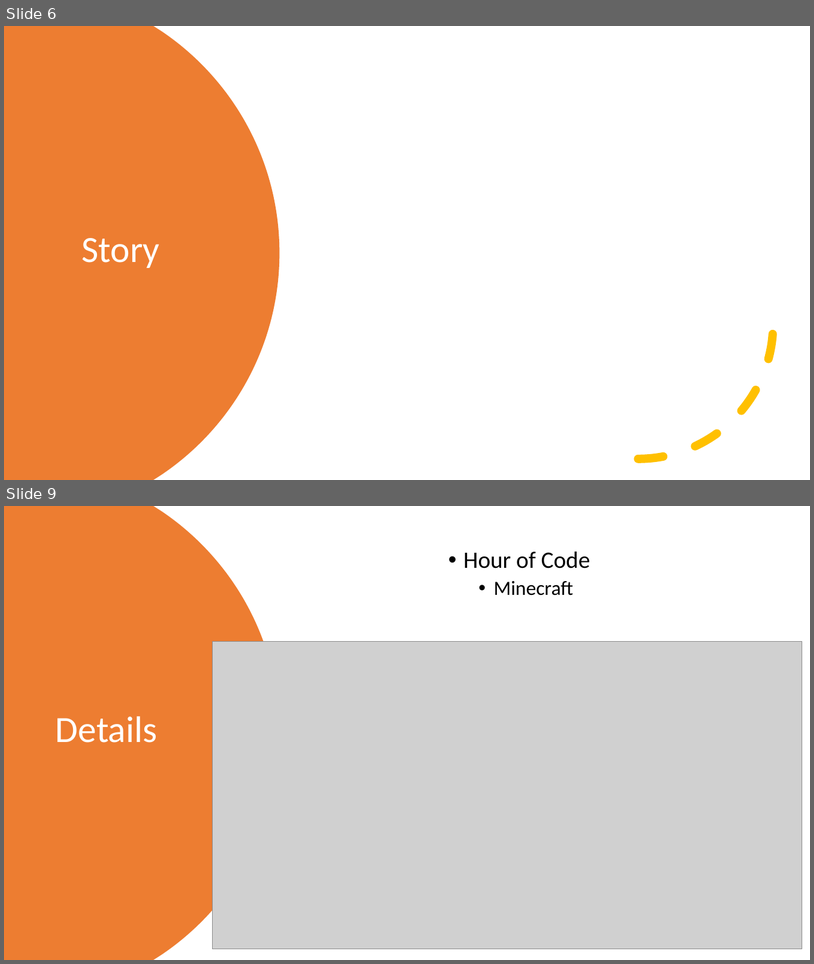
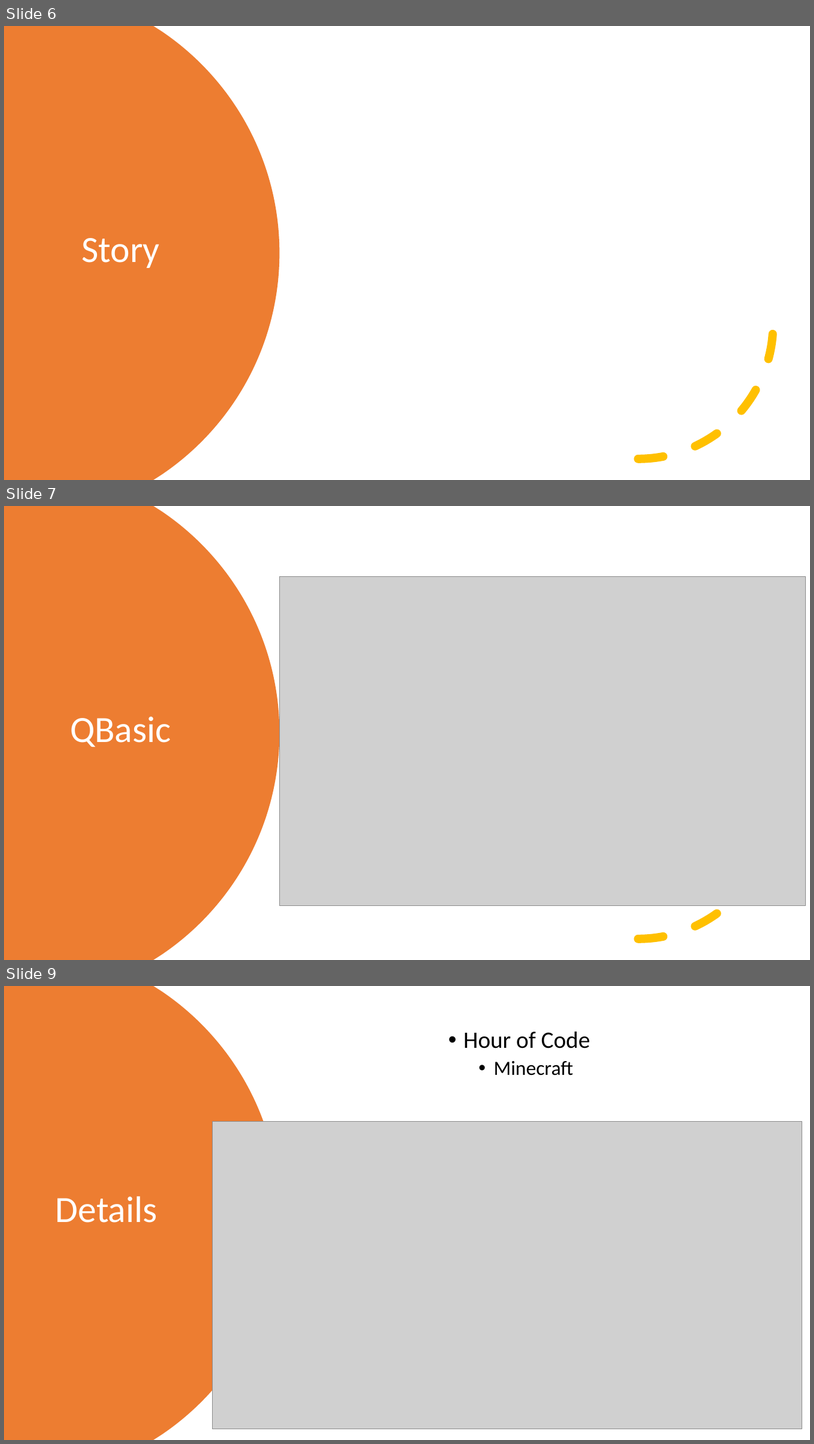
Before and after one commit to kevmoens/ThatConference2022, a slide deck: ThatConference2022.pptx. Shown one above the other, each under a label of ours: slides 6 and 9 before the commit, slides 6, 7 and 9 after it; the slides between them are not shown. The pictures are 814x964 and 814x1444 pixels, drawn with LibreOffice and Linux fonts; fonts in the diff are those of the drawing; grey boxes stand for pictures. Boxes give left, top, right and bottom in pixels: in the first picture for what was removed or moved away, otherwise in the second. Text is boxed around its words. In the diff, an @@ line names an element or a change of style, - is before the commit and + after.

```diff
--- a/ThatConference2022.pptx
+++ b/ThatConference2022.pptx
@@ slide 7 added at (4, 506, 810, 960), background #FFFFFF @@
@@ freeform shape added at (4, 506, 280, 960), fill #ED7D31 @@
@@ picture added at (280, 576, 806, 905) @@
@@ arc (boxed as its full ellipse) added at (504, 669, 774, 939), outline #FFC000 10 pt dashed @@
@@ title added at (70, 716, 171, 747), 44 pt, text #FFFFFF @@
+QBasic
```
Also in this commit, not shown: 2 slides changed, 3 other slides added.
